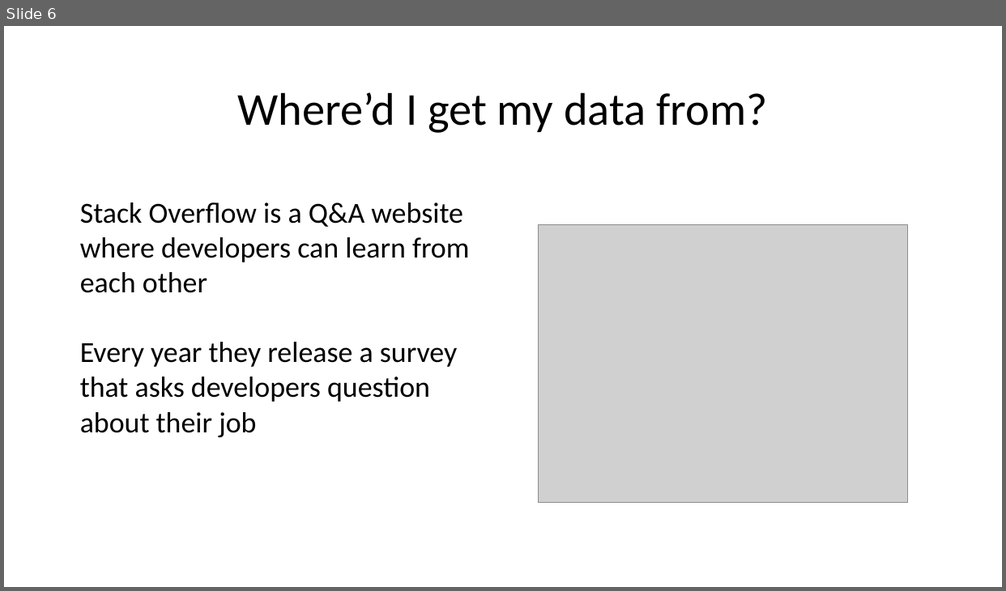
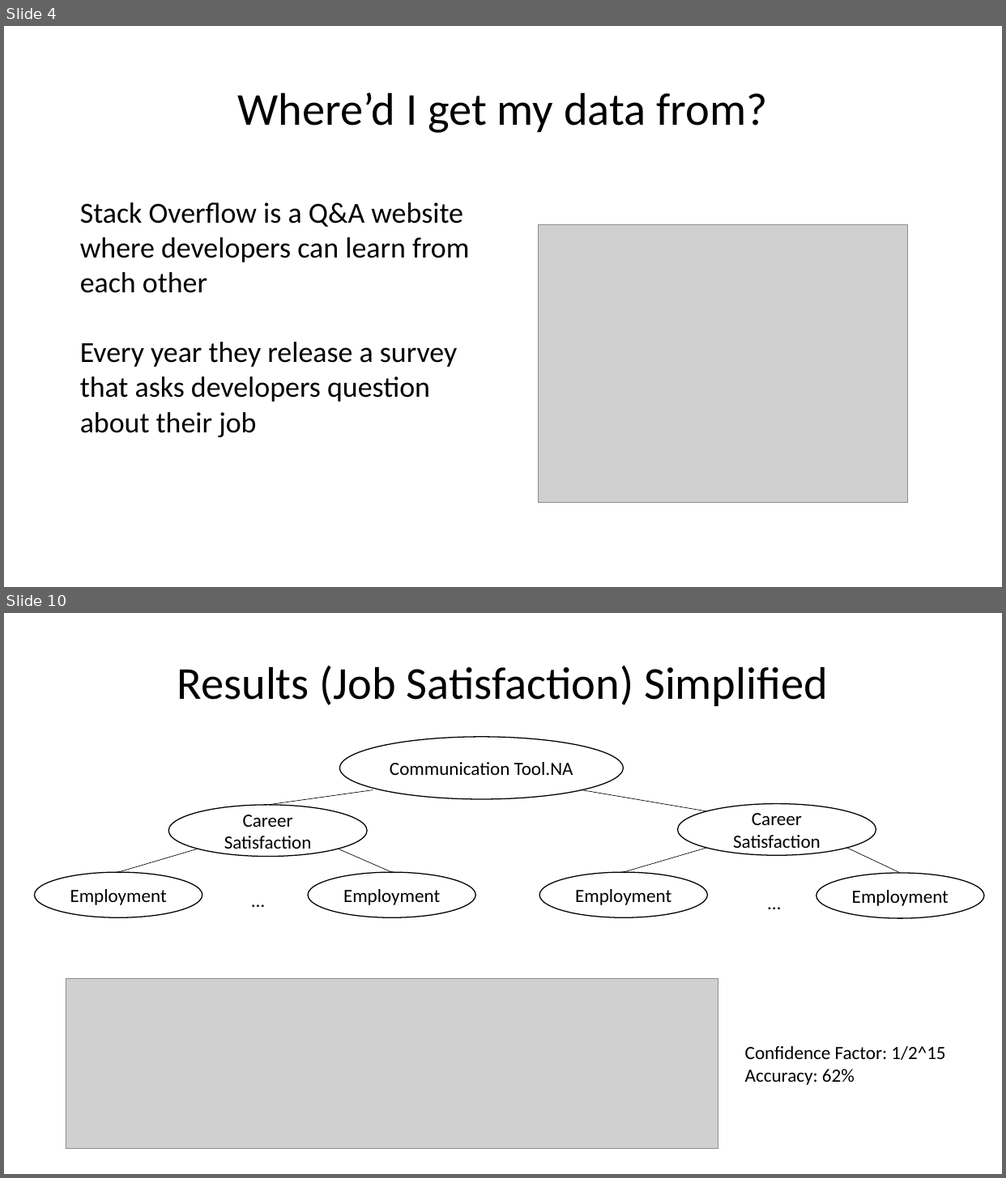
Before and after one commit to Iotaslair/DM-ML-Personal-Project, a slide deck: Presentations/For Me/Presentation.pptx. Shown one above the other, each under a label of ours: slide 6 before the commit, slides 4 and 10 after it; the slides between them are not shown. The pictures are 1006x591 and 1006x1178 pixels, drawn with LibreOffice and Linux fonts; fonts in the diff are those of the drawing; grey boxes stand for pictures. Boxes give left, top, right and bottom in pixels: in the first picture for what was removed or moved away, otherwise in the second. Text is boxed around its words. In the diff, an @@ line names an element or a change of style, - is before the commit and + after.

```diff
--- a/Presentations/For Me/Presentation.pptx
+++ b/Presentations/For Me/Presentation.pptx
@@ slide 10 added at <box>4,613,1002,1174</box>, background #FFFFFF @@
@@ title added at <box>177,666,828,706</box>, 44 pt, text #000000 @@
+Results (Job Satisfaction) Simplified
@@ ellipse added at <box>340,736,624,798</box>, fill #FFFFFF, outline #000000 1 pt, 18 pt, text #000000 @@
+Communication Tool.NA
@@ ellipse added at <box>168,805,367,856</box>, fill #FFFFFF, outline #000000 1 pt, 18 pt, text #000000 @@
+Career Satisfaction
@@ line added from (373, 790) to (268, 805), #000000 0.5 pt @@
@@ line added from (582, 790) to (707, 811), #000000 0.5 pt @@
@@ ellipse added at <box>678,804,876,855</box>, fill #FFFFFF, outline #000000 1 pt, 18 pt, text #000000 @@
+Career Satisfaction
@@ line added from (198, 849) to (118, 872), #000000 0.5 pt @@
@@ line added from (338, 849) to (392, 872), #000000 0.5 pt @@
@@ line added from (707, 848) to (624, 872), #000000 0.5 pt @@
@@ line added from (847, 848) to (900, 873), #000000 0.5 pt @@
@@ ellipse added at <box>35,872,202,918</box>, fill #FFFFFF, outline #000000 1 pt, 18 pt, text #000000 @@
+Employment
@@ ellipse added at <box>308,872,475,918</box>, fill #FFFFFF, outline #000000 1 pt, 18 pt, text #000000 @@
+Employment
@@ ellipse added at <box>539,872,707,918</box>, fill #FFFFFF, outline #000000 1 pt, 18 pt, text #000000 @@
+Employment
@@ ellipse added at <box>816,873,984,918</box>, fill #FFFFFF, outline #000000 1 pt, 18 pt, text #000000 @@
+Employment
@@ text added at <box>245,885,277,915</box>, 18 pt, text #000000 @@
+…
@@ text added at <box>761,887,794,917</box>, 18 pt, text #000000 @@
+…
@@ picture added at <box>66,979,718,1149</box> @@
@@ text added at <box>745,1046,945,1085</box>, 18 pt, text #000000 @@
+Confidence Factor: 1/2^15
+Accuracy: 62%
@@ what was slide 6 is now slide 4 @@
```
Also in this commit, not shown: 6 slides changed, 8 other slides added, 10 slides removed, 4 other files.
